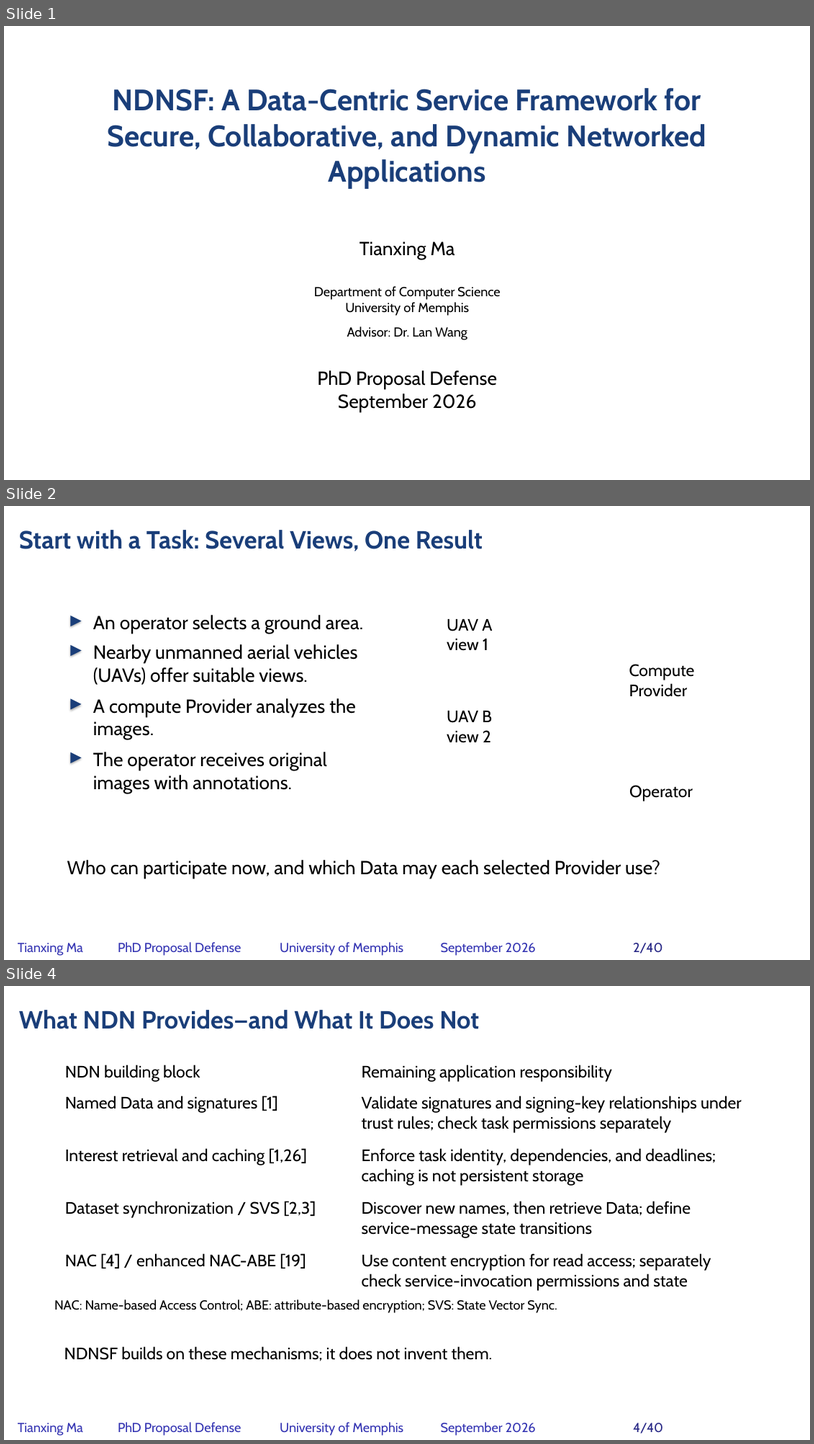
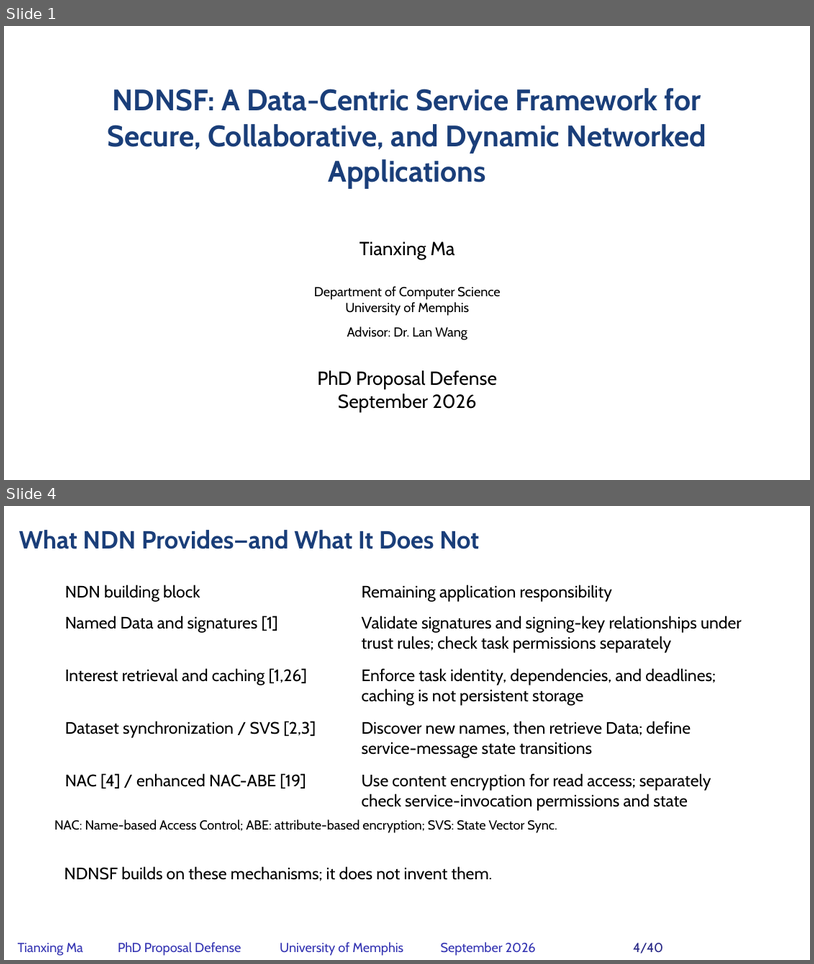
Before and after one commit to matianxing1992/NDN_Service_Framework, a slide deck: docs/PAPER/proposal-defense/slides/NDNSF_proposal_hybrid_editable.pptx. Shown one above the other, each under a label of ours: slides 1, 2 and 4 before the commit, slides 1 and 4 after it; the slides between them are not shown. The pictures are 814x1444 and 814x964 pixels, drawn with LibreOffice and Linux fonts; fonts in the diff are those of the drawing; background and template pictures are left out. Boxes give left, top, right and bottom in pixels: in the first picture for what was removed or moved away, otherwise in the second. Text is boxed around its words. In the diff, an @@ line names an element or a change of style, - is before the commit and + after.

```diff
--- a/docs/PAPER/proposal-defense/slides/NDNSF_proposal_hybrid_editable.pptx
+++ b/docs/PAPER/proposal-defense/slides/NDNSF_proposal_hybrid_editable.pptx
@@ slide 2 removed at box(4, 506, 810, 960), background picture (left out) @@
@@ text removed at box(19, 530, 483, 551) @@
-Start with a Task: Several Views, One Result
@@ triangle removed at box(70, 615, 82, 626) @@
@@ text removed at box(93, 615, 363, 633) @@
-An operator selects a ground area.
@@ text removed at box(447, 619, 492, 651) @@
-UAV A view 1
@@ triangle removed at box(70, 645, 82, 656) @@
@@ text removed at box(93, 644, 358, 685) @@
-Nearby unmanned aerial vehicles (UAVs) offer suitable views.
@@ text removed at box(630, 664, 695, 697) @@
-Compute Provider
@@ triangle removed at box(70, 698, 82, 710) @@
@@ text removed at box(93, 698, 356, 739) @@
-A compute Provider analyzes the images.
@@ text removed at box(447, 710, 492, 743) @@
-UAV B view 2
@@ triangle removed at box(70, 752, 82, 763) @@
@@ text removed at box(93, 752, 327, 793) @@
-The operator receives original images with annotations.
@@ text removed at box(630, 785, 693, 801) @@
-Operator
@@ text removed at box(67, 860, 661, 878) @@
-Who can participate now, and which Data may each selected Provider use?
@@ text removed at box(18, 942, 83, 955) @@
-Tianxing Ma
@@ text removed at box(118, 942, 241, 955) @@
-PhD Proposal Defense
@@ text removed at box(280, 942, 404, 955) @@
-University of Memphis
@@ text removed at box(441, 942, 536, 955) @@
-September 2026
@@ text removed at box(633, 942, 663, 953) @@
-2/40
```
Also in this commit, not shown: 8 slides changed, 2 slides added, 1 other slide removed, 26 other files.
